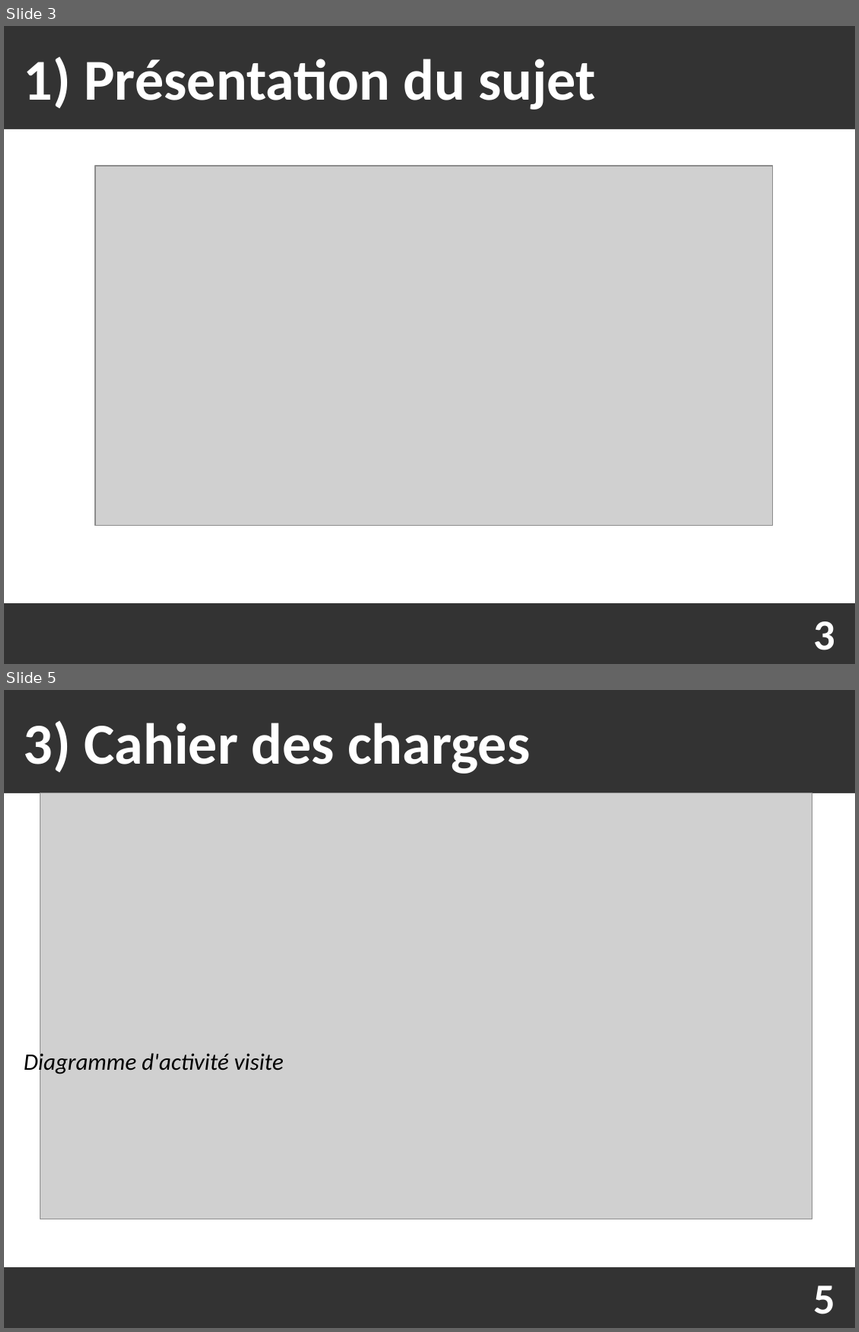
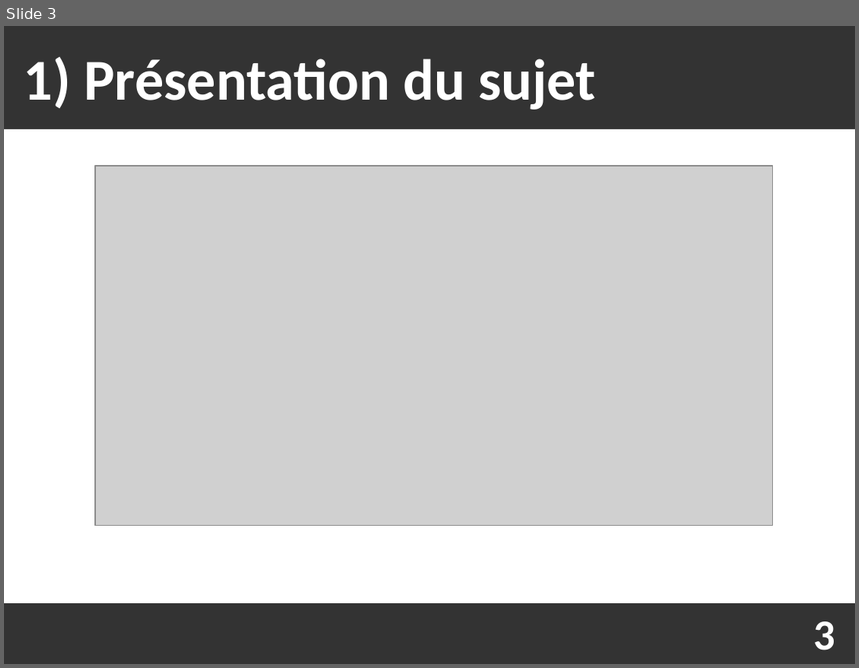
Before and after one commit to Fabou58/PROJET_5, a slide deck: soutenance/soutenance.odp. Shown one above the other, each under a label of ours: slides 3 and 5 before the commit, slide 3 after it; the slides between them are not shown. The pictures are 859x1332 and 859x668 pixels, drawn with LibreOffice and Linux fonts; fonts in the diff are those of the drawing; grey boxes stand for pictures. Boxes give left, top, right and bottom in pixels: in the first picture for what was removed or moved away, otherwise in the second. Text is boxed around its words. In the diff, an @@ line names an element or a change of style, - is before the commit and + after.

```diff
--- a/soutenance/soutenance.odp
+++ b/soutenance/soutenance.odp
@@ slide 5 removed at (x1=4, y1=690, x2=855, y2=1328), background #333333 @@
@@ text removed at (x1=24, y1=721, x2=530, y2=774) @@
-3) Cahier des charges
@@ freeform shape removed at (x1=4, y1=793, x2=855, y2=1268) @@
@@ picture removed at (x1=40, y1=793, x2=813, y2=1219) @@
@@ text removed at (x1=24, y1=1050, x2=284, y2=1076) @@
-Diagramme d'activité visite
@@ text removed at (x1=814, y1=1286, x2=836, y2=1315) @@
-5
```
Also in this commit, not shown: 2 slides changed, 3 slides added, 1 other slide removed, 1 other file.
